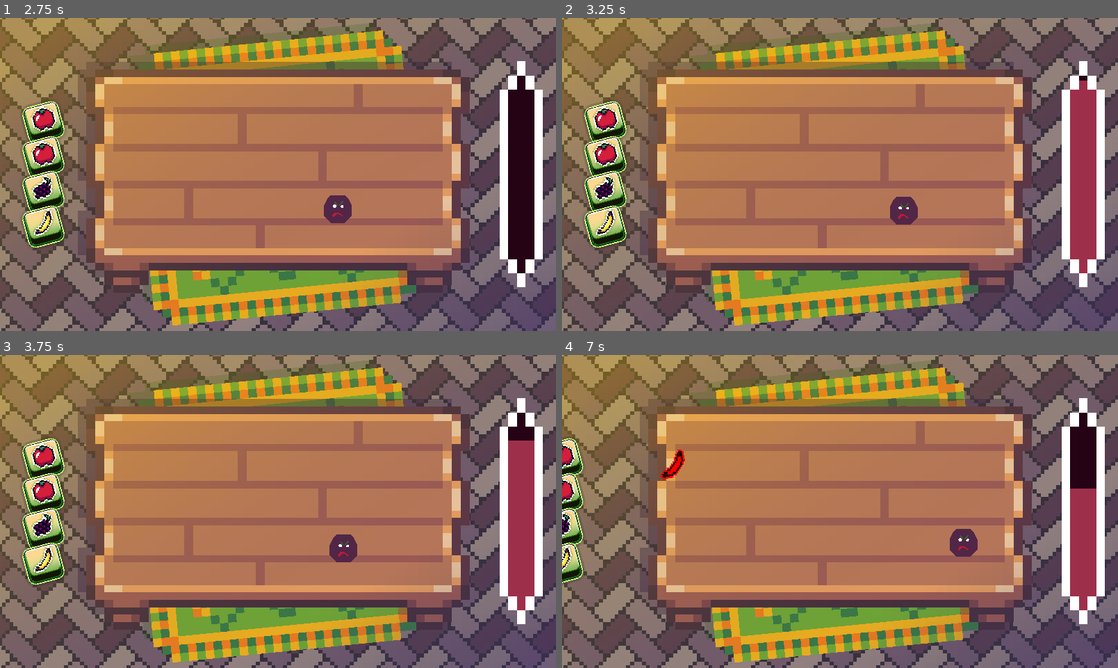
Above: before the commit, frames 1-4 (two rows, left to right).
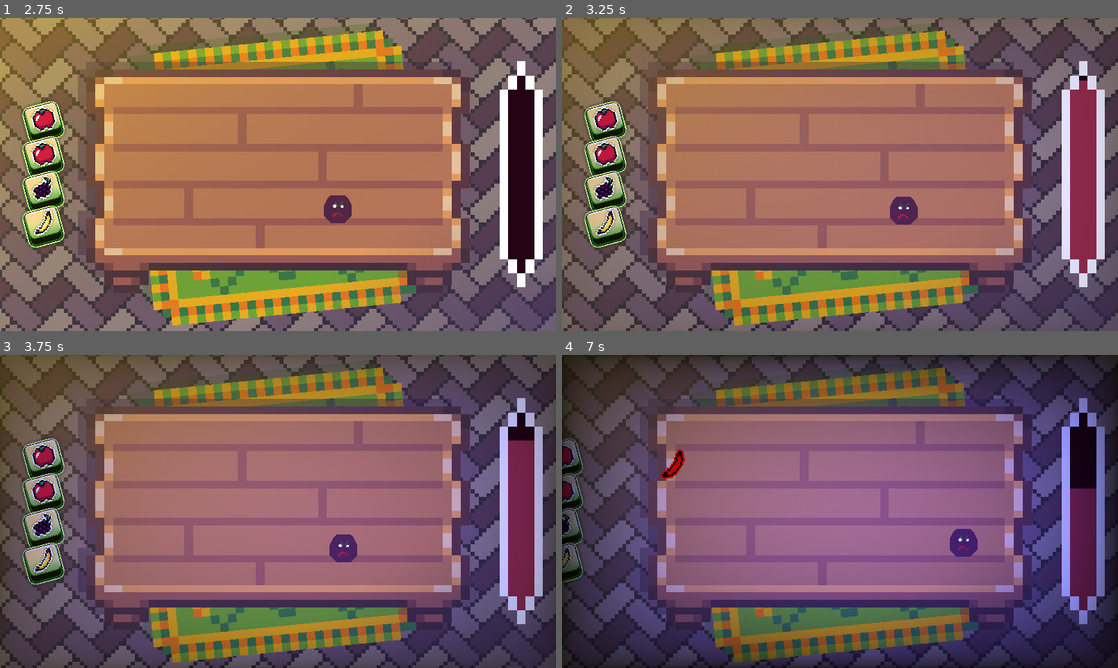
Above: after the commit, the same moments.

Repository: alexg-lviv/FruitTheNinja
Game: Godot game, scene res://src/GameField/MainScene.tscn
Two runs of this game, one before a commit and one after it. Both use one fixed random seed, a clock stepped at 60 frames per second and the inputs below.
Inputs (mouse positions are in pixels of both pictures, inside the frame that each line leads up to):
- Up to frame 1 (2.75 s): click (44, 121) at 0.52 s; click (44, 121) at 1.27 s; click (44, 121) at 2.02 s
- Up to frame 2 (3.25 s): move the mouse to (962, 158) at 2.77 s; hold Space (slowmo) from 2.78 s (still down); click (962, 158) at 2.92 s
- Up to frame 3 (3.75 s): move the mouse to (166, 527) at 3.52 s; release Space (slowmo) at 3.53 s; click (166, 527) at 3.6 s
- Up to frame 4 (7 s): tap Space (slowmo) at 3.8, 5.3, 6.8 s; move the mouse to (895, 442) at 4.27 s; hold Space (slowmo) 4.28-5.03 s; tap 1 (projectile_1) at 4.35 s; click (895, 442) at 4.42 s; move the mouse to (840, 511) at 5.02 s; tap 2 (projectile_2) at 5.1 s; click (840, 511) at 5.17 s; move the mouse to (1006, 558) at 5.77 s; hold Space (slowmo) 5.78-6.53 s; tap 3 (projectile_3) at 5.85 s; click (1006, 558) at 5.92 s; move the mouse to (673, 464) at 6.52 s; tap 4 (projectile_4) at 6.6 s; click (673, 464) at 6.67 s

Frame 1 is identical in both runs. In frame 2, 11% of the frame differs, in the area x 0-100%, y 0-100%; in frame 3, 79%; in frame 4, 97%.

Commit message:
Use slowmo shader

Diff:
--- a/src/Effects/SlowMoEffect/SlowMoEffect.tscn
+++ b/src/Effects/SlowMoEffect/SlowMoEffect.tscn
@@ -5,6 +5,22 @@
 
 [sub_resource type="ShaderMaterial" id="ShaderMaterial_8jdw0"]
 shader = ExtResource("1_rxccq")
+
+[sub_resource type="Animation" id="Animation_2pxn3"]
+resource_name = "FUCK"
+length = 0.001
+tracks/0/type = "value"
+tracks/0/imported = false
+tracks/0/enabled = true
+tracks/0/path = NodePath(".:modulate")
+tracks/0/interp = 1
+tracks/0/loop_wrap = true
+tracks/0/keys = {
+"times": PackedFloat32Array(0),
+"transitions": PackedFloat32Array(1),
+"update": 0,
+"values": [Color(1, 1, 1, 0)]
+}
 
 [sub_resource type="Animation" id="Animation_whnhr"]
 resource_name = "fadein"
@@ -38,22 +54,6 @@
 "values": [Color(1, 1, 1, 1), Color(1, 1, 1, 0)]
 }
 
-[sub_resource type="Animation" id="Animation_2pxn3"]
-resource_name = "FUCK"
-length = 0.001
-tracks/0/type = "value"
-tracks/0/imported = false
-tracks/0/enabled = true
-tracks/0/path = NodePath(".:modulate")
-tracks/0/interp = 1
-tracks/0/loop_wrap = true
-tracks/0/keys = {
-"times": PackedFloat32Array(0),
-"transitions": PackedFloat32Array(1),
-"update": 0,
-"values": [Color(1, 1, 1, 0)]
-}
-
 [sub_resource type="AnimationLibrary" id="AnimationLibrary_yoe0d"]
 _data = {
 "FUCK": SubResource("Animation_2pxn3"),
--- a/src/GameField/MainScene.gd
+++ b/src/GameField/MainScene.gd
@@ -92,6 +92,7 @@
 		else:
 			if _slowmo_tween and _slowmo_tween.is_running():
 				_slowmo_tween.kill()
+			$CanvasLayer/SlowMoEffect.activate()
 			Engine.time_scale = slowmo_slow
 			_is_slowmo = true
 			set_physics_process(true)
@@ -103,6 +104,7 @@
 
 
 func _reset_time_scale():
+	$CanvasLayer/SlowMoEffect.deactivate()
 	Engine.time_scale = 1
 	_is_slowmo = false
 	set_physics_process(false)
--- a/src/GameField/MainScene.tscn
+++ b/src/GameField/MainScene.tscn
@@ -60,6 +60,7 @@
 anchor_bottom = 1.0
 grow_horizontal = 2
 grow_vertical = 2
+pivot_offset = Vector2(640, 360)
 script = ExtResource("1_fcdyl")
 populate_time = 5.0
 slowmo_time = 5.0
Not shown, added: assets/sound/pineaple_launch.mp3.import
Not shown: 1 places in src/GameField/MainScene.tscn that only renumber resources
